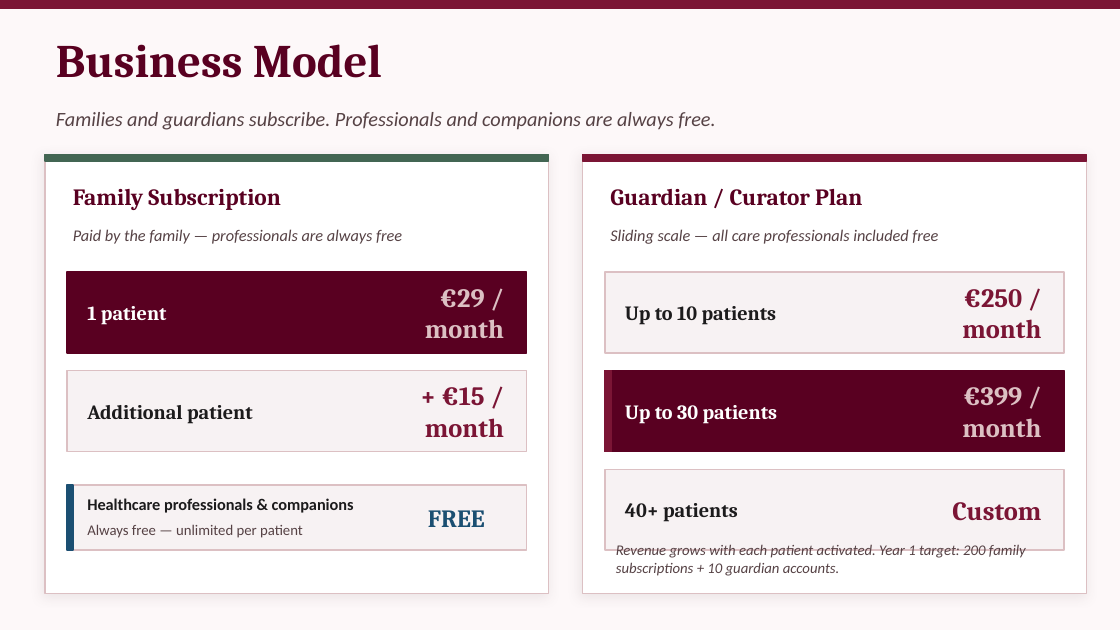
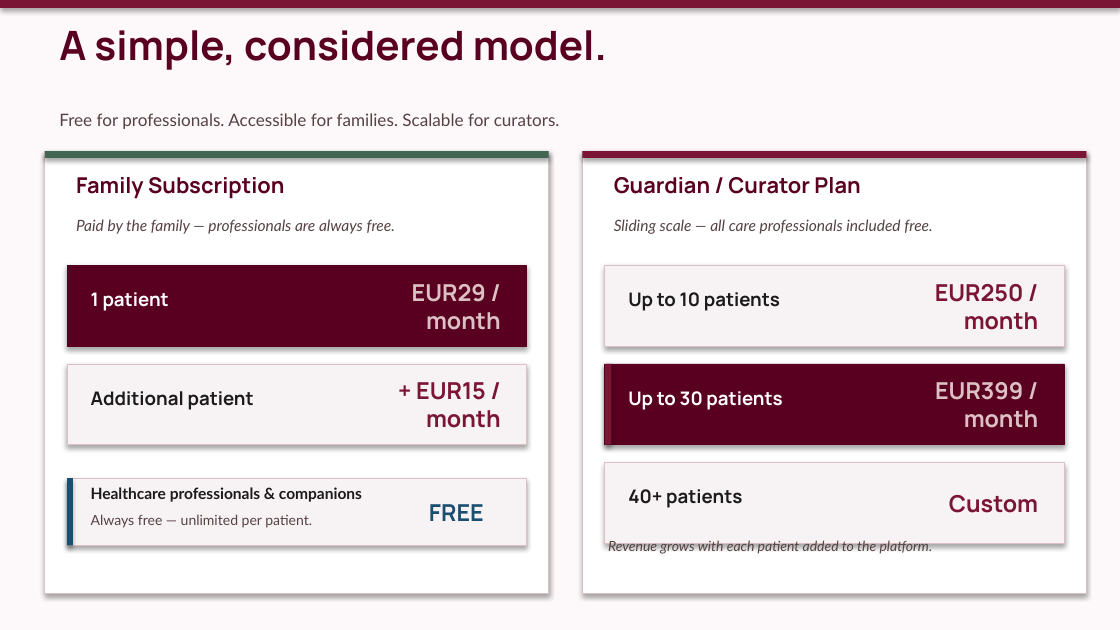
Before and after one commit to TristanD98/monaco-care, a slide deck: slide 10 of MONACARE_PitchDeck.pptx (slide 9 before the commit). Drawn at 1120x630 pixels with LibreOffice and Linux fonts; fonts in the diff are those of the drawing. Boxes give left, top, right and bottom in pixels: in the first picture for what was removed or moved away, otherwise in the second. Text is boxed around its words. In the diff, an @@ line names an element or a change of style, - is before the commit and + after.

Commit message:
feat: Phase 4 - Multi-patient management and cross invitations

```diff
--- a/MONACARE_PitchDeck.pptx
+++ b/MONACARE_PitchDeck.pptx
@@ background #FDF8F9 to #FFFFFF @@
@@ rectangle added at (0,0,1120,629), fill #FDF8F9 @@
@@ vertical alignment middle to top in 5 elements at (614,219,932,234), (76,219,395,234), (91,514,312,528), (608,540,933,554), (59,30,607,70) @@
@@ text at (59,30,607,70): text changed; size 30 to 26 pt; font Cambria to Manrope @@
-Business Model
+A simple, considered model.
@@ text removed at (56,112,715,130) @@
-Families and guardians subscribe. Professionals and companions are always free.
@@ text added at (59,113,560,129), 11 pt, text #564245 @@
+Free for professionals. Accessible for families. Scalable for curators.
@@ rectangle at (45,151,549,594): outline #DCC0C3 1 pt to #DCC0C3 0.5 pt; shadow changed @@
@@ rectangle: place and size @@
-rectangle at (45,155,549,594)
+rectangle at (45,151,549,594)
@@ rectangle at (45,151,549,158): outline #436653 1 pt to none; shadow on @@
@@ text "Family Subscription" at (76,177,284,199): size 15 to 14 pt, font Cambria to Manrope; vertical alignment middle to top @@
@@ rectangle: place and size @@
-rectangle at (582,155,1086,594)
+rectangle at (582,151,1086,594)
@@ rectangle at (582,151,1086,594): outline #DCC0C3 1 pt to #DCC0C3 0.5 pt; shadow changed @@
@@ text "Guardian / Curator Plan" at (614,177,860,194): size 15 to 14 pt, font Cambria to Manrope; vertical alignment middle to top @@
@@ text at (76,219,395,234): text changed; size 10.5 to 10 pt; font Calibri to Lato @@
-Paid by the family — professionals are always free
+Paid by the family — professionals are always free.
@@ text at (614,219,932,234): text changed; size 10.5 to 10 pt; font Calibri to Lato @@
-Sliding scale — all care professionals included free
+Sliding scale — all care professionals included free.
@@ rectangle at (67,265,526,346): outline #590021 1 pt to #590021 0.5 pt; shadow on @@
@@ text at (412,284,500,330): text changed; size 17 to 15 pt; font Cambria to Manrope @@
-€29 / month
+EUR29 / month
@@ size 13 to 12 pt, font Cambria to Manrope; vertical alignment middle to top in 5 elements at (91,391,254,410), (628,391,782,410), (628,489,742,508), (91,292,169,311), (628,292,780,311) @@
@@ text at (935,284,1038,330): text changed; size 17 to 15 pt; font Cambria to Manrope @@
-€250 / month
+EUR250 / month
@@ text at (416,382,500,428): text changed; size 17 to 15 pt; font Cambria to Manrope @@
-+ €15 / month
++ EUR15 / month
@@ outline #7B1535 1 pt to none; shadow on in 3 elements at (0,0,1120,8), (582,151,1086,158), (605,364,612,445) @@
@@ rectangle at (605,364,1064,445): outline #590021 1 pt to #590021 0.5 pt; shadow on @@
@@ text at (935,382,1038,428): text changed; size 17 to 15 pt; font Cambria to Manrope @@
-€399 / month
+EUR399 / month
@@ 10 rectangles, 7 texts: place and size @@
-10 rectangles, 7 texts at (45,155,1086,550)
+10 rectangles, 7 texts at (45,151,1086,545)
@@ rectangle at (67,478,73,545): outline #1B4F72 1 pt to none; shadow on @@
@@ outline #DCC0C3 1 pt to #DCC0C3 0.5 pt; shadow on in 4 elements at (67,478,526,545), (67,364,526,445), (605,265,1064,346), (605,463,1064,543) @@
@@ text "Custom" at (949,495,1038,513): size 17 to 15 pt, font Cambria to Manrope @@
@@ text "Healthcare professionals & companions" at (91,487,362,502): size 10.5 to 10 pt, font Calibri to Lato; vertical alignment middle to top @@
@@ text "FREE" at (429,504,484,521): size 16 to 15 pt, font Cambria to Manrope @@
@@ text at (91,514,312,528): text changed; size 9.5 to 9 pt; font Calibri to Lato @@
-Always free — unlimited per patient
+Always free — unlimited per patient.
@@ text at (608,540,933,554): text changed; size 9.5 to 9 pt; font Calibri to Lato @@
-Revenue grows with each patient activated. Year 1 target: 200 family subscriptions + 10 guardian accounts.
+Revenue grows with each patient added to the platform.
```
Also in this commit, not shown: 3 other slides changed, 7 slides added, 7 slides removed, 8 other files.
